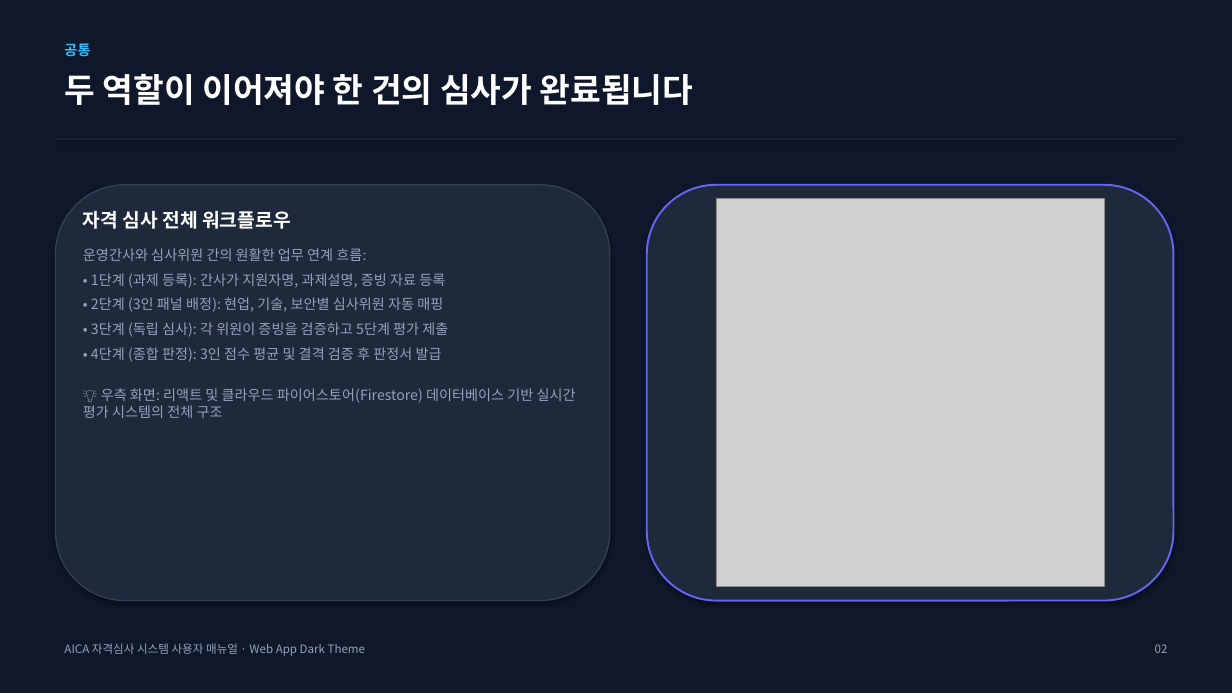
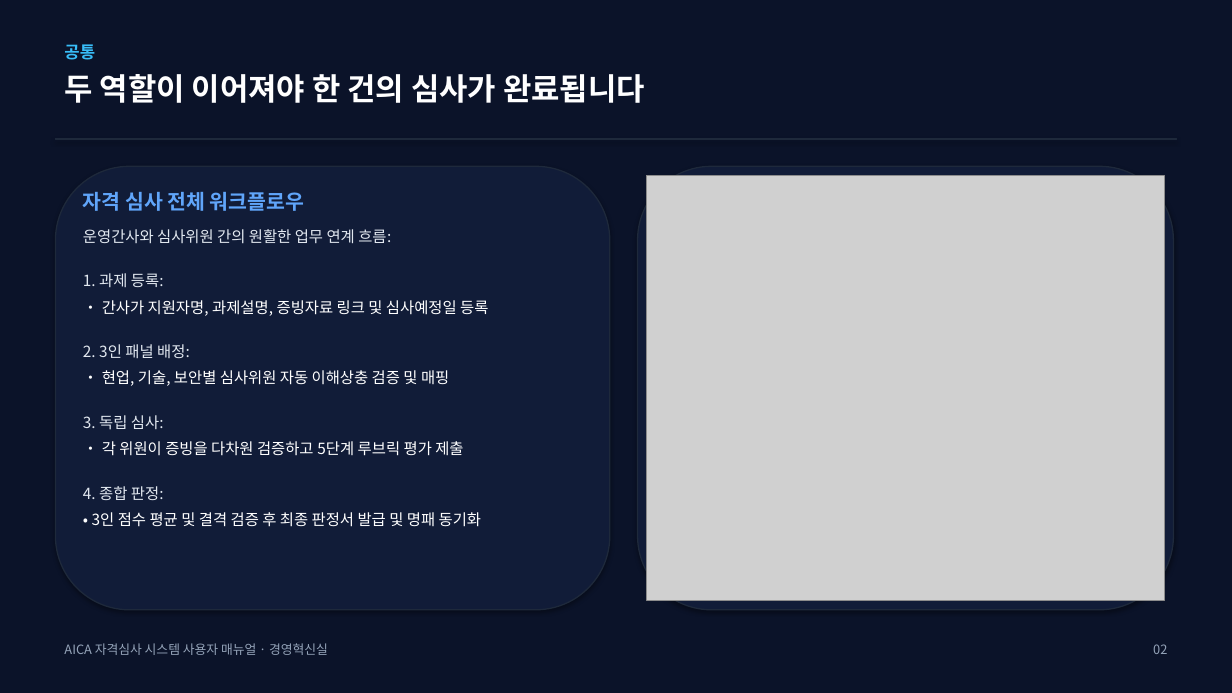
Before and after one commit to teckyun73/AICA_COMPETENCY, a slide deck: slide 2 of AICA_System_User_Manual.pptx. Drawn at 1232x693 pixels with LibreOffice and Linux fonts; fonts in the diff are those of the drawing; grey boxes stand for pictures. Boxes give left, top, right and bottom in pixels: in the first picture for what was removed or moved away, otherwise in the second. Text is boxed around its words. In the diff, an @@ line names an element or a change of style, - is before the commit and + after.

Commit message:
style: redesign user manual PPTX and PDF to match exact 20-page dark slate design theme of attached document

```diff
--- a/AICA_System_User_Manual.pptx
+++ b/AICA_System_User_Manual.pptx
@@ background #0F172A to #0B1329 @@
@@ text "공통" at [64,44,95,60]: size 11 to 13 pt @@
@@ text "두 역할이 이어져야 한 건의 ..." at [64,74,645,103]: size 26 to 24 pt @@
@@ rounded rectangle: place and size @@
-rounded rectangle at [55,185,610,601]
+rounded rectangle at [55,166,610,610]
@@ rounded rectangle at [55,166,610,610]: fill #1E293B to #111C38; outline #334155 1 pt to #1E293B 1 pt @@
@@ rounded rectangle: place and size @@
-rounded rectangle at [647,185,1174,601]
+rounded rectangle at [638,166,1174,610]
@@ rounded rectangle at [638,166,1174,610]: fill #1E293B to #111C38; outline #6366F1 1.5 pt to #1E293B 1 pt @@
@@ picture: place and size @@
-picture at [716,199,1104,587]
+picture at [647,176,1165,601]
@@ text "자격 심사 전체 워크플로우": place and size @@
-text "자격 심사 전체 워크플로우" at [83,211,576,418]
+text "자격 심사 전체 워크플로우" at [83,192,488,527]
@@ text at [83,192,391,244]: size 15 to 16 pt, text colour #FFFFFF to #60A5FA in "자격 심사 전체 워크플로우"; size 11 to 12 pt, text colour #94A3B8 to #E2E8F0 in "운영간사와 심사위원 간의 원활한 업무 연계 흐름:"; less space between paragraphs @@
@@ text at [83,273,488,527]: text changed; size 11 to 12 pt; text colour #94A3B8 to #FFFFFF @@
-• 1단계 (과제 등록): 간사가 지원자명, 과제설명, 증빙 자료 등록
-• 2단계 (3인 패널 배정): 현업, 기술, 보안별 심사위원 자동 매핑
-• 3단계 (독립 심사): 각 위원이 증빙을 검증하고 5단계 평가 제출
-• 4단계 (종합 판정): 3인 점수 평균 및 결격 검증 후 판정서 발급
-💡 우측 화면: 리액트 및 클라우드 파이어스토어(Firestore) 데이터베이스 기반 실시간 평가 시스템의 전체 구조
+1. 과제 등록:
+• 간사가 지원자명, 과제설명, 증빙자료 링크 및 심사예정일 등록
+2. 3인 패널 배정:
+• 현업, 기술, 보안별 심사위원 자동 이해상충 검증 및 매핑
+3. 독립 심사:
+• 각 위원이 증빙을 다차원 검증하고 5단계 루브릭 평가 제출
+4. 종합 판정:
+• 3인 점수 평균 및 결격 검증 후 최종 판정서 발급 및 명패 동기화
@@ text at [64,643,328,655]: text changed; size 9 to 10 pt @@
-AICA 자격심사 시스템 사용자 매뉴얼 · Web App Dark Theme
+AICA 자격심사 시스템 사용자 매뉴얼 · 경영혁신실
@@ text "02" at [1153,644,1167,654]: size 9 to 10 pt @@
```
Also in this commit, not shown: 15 other slides changed, 4 slides added, 1 slide removed, 23 other files.
